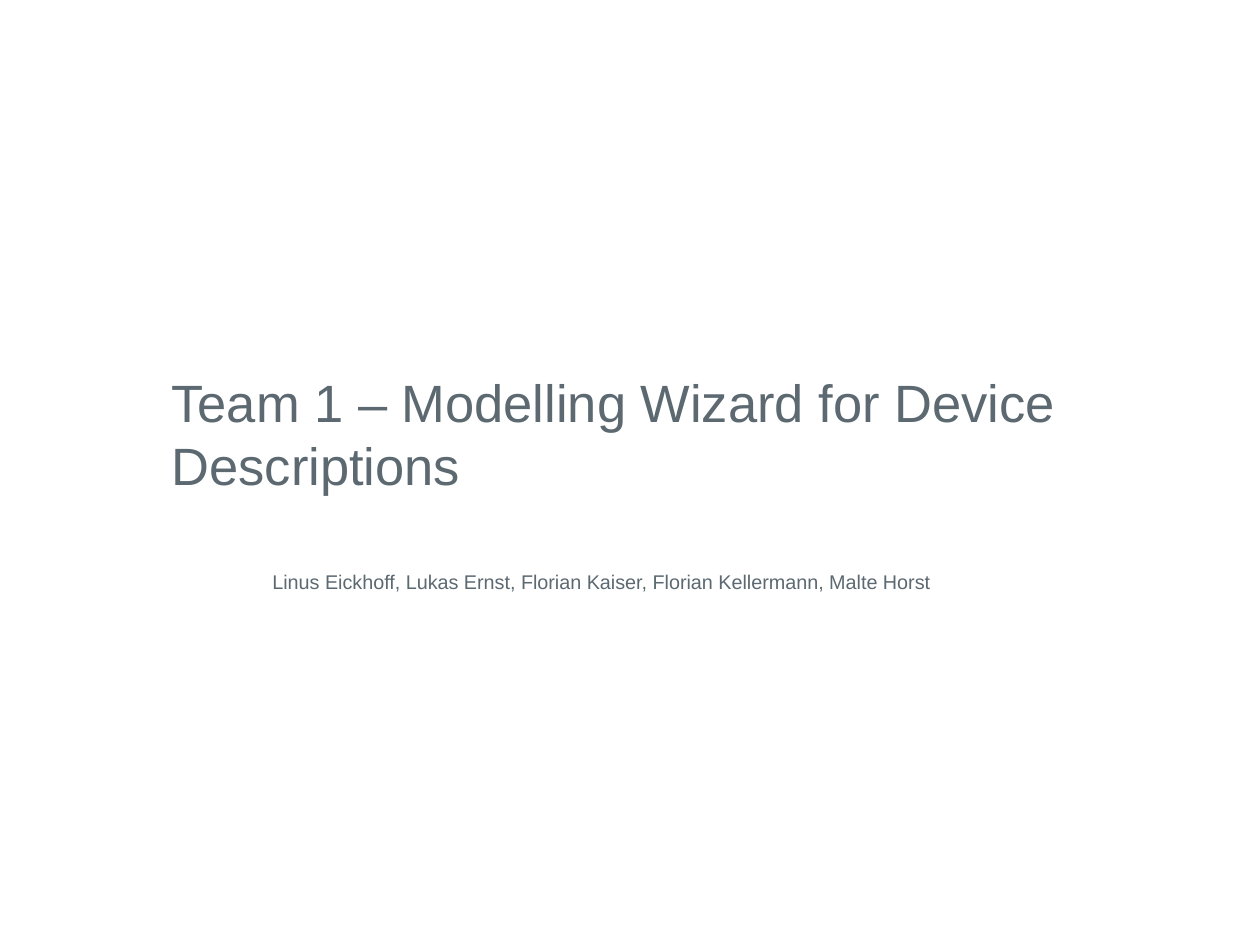
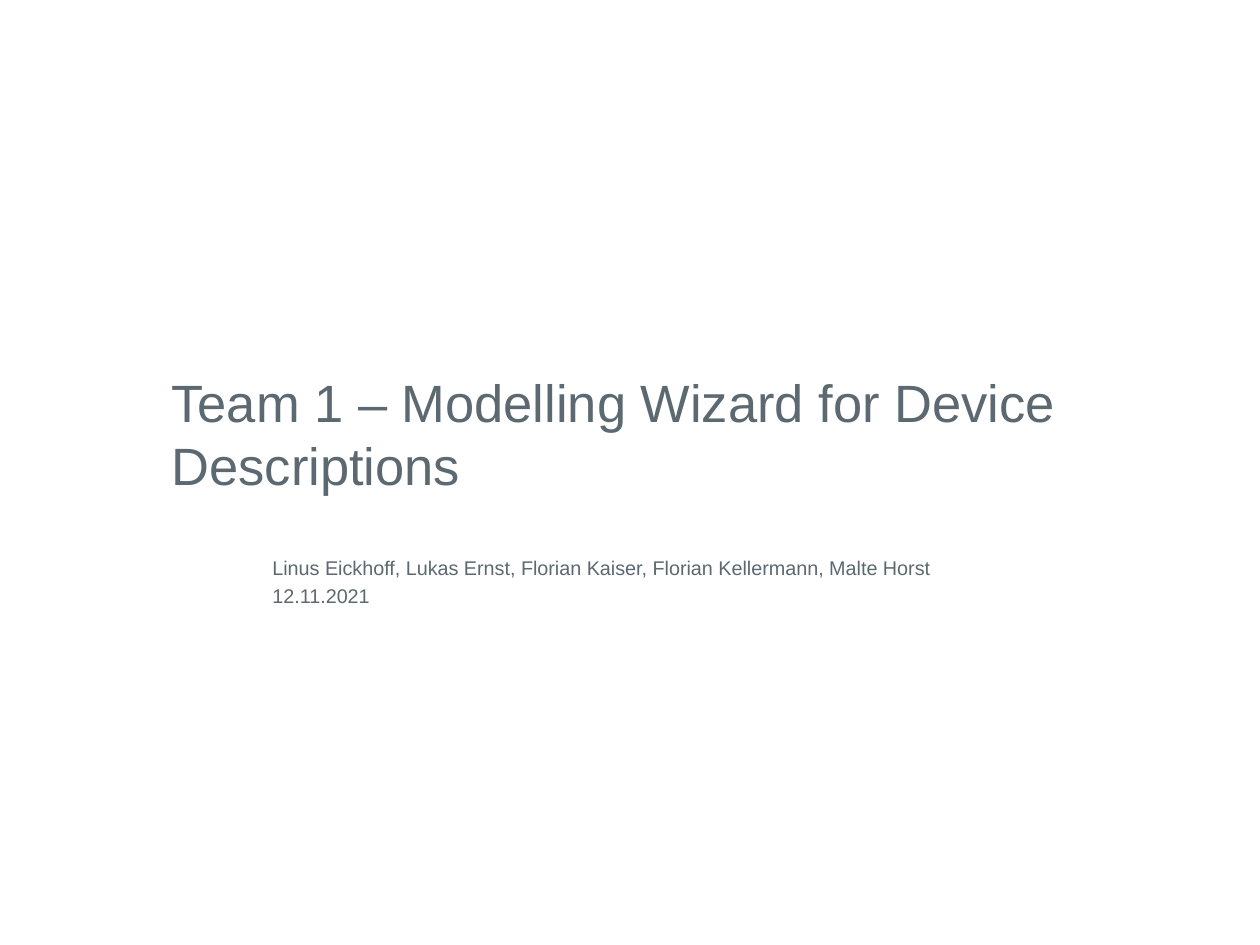
Before and after one commit to H4CK3R-01/TINF20C_ModellingWizard_Devices, a slide deck: slide 1 of PROJECT/Presentation/srs-presentation.pptx. Drawn at 1260x945 pixels with LibreOffice and Linux fonts; fonts in the diff are those of the drawing; background and template pictures are left out. Boxes give left, top, right and bottom in pixels: in the first picture for what was removed or moved away, otherwise in the second. Text is boxed around its words. In the diff, an @@ line names an element or a change of style, - is before the commit and + after.

```diff
--- a/PROJECT/Presentation/srs-presentation.pptx
+++ b/PROJECT/Presentation/srs-presentation.pptx
@@ subtitle at (272,589,369,603): paragraph added @@
+12.11.2021
```
Also in this commit, not shown: 24 other slides changed, 1 slide added.
